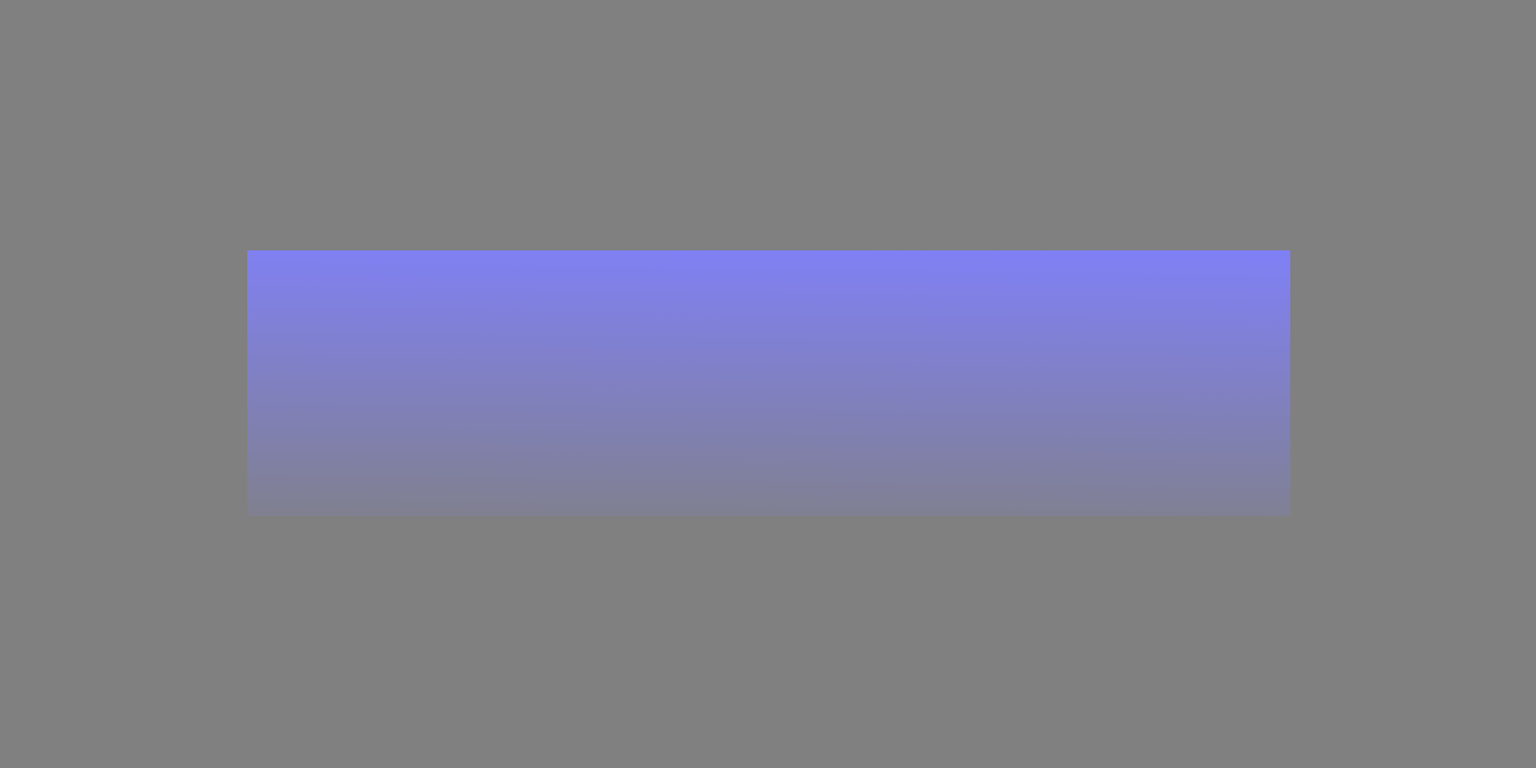
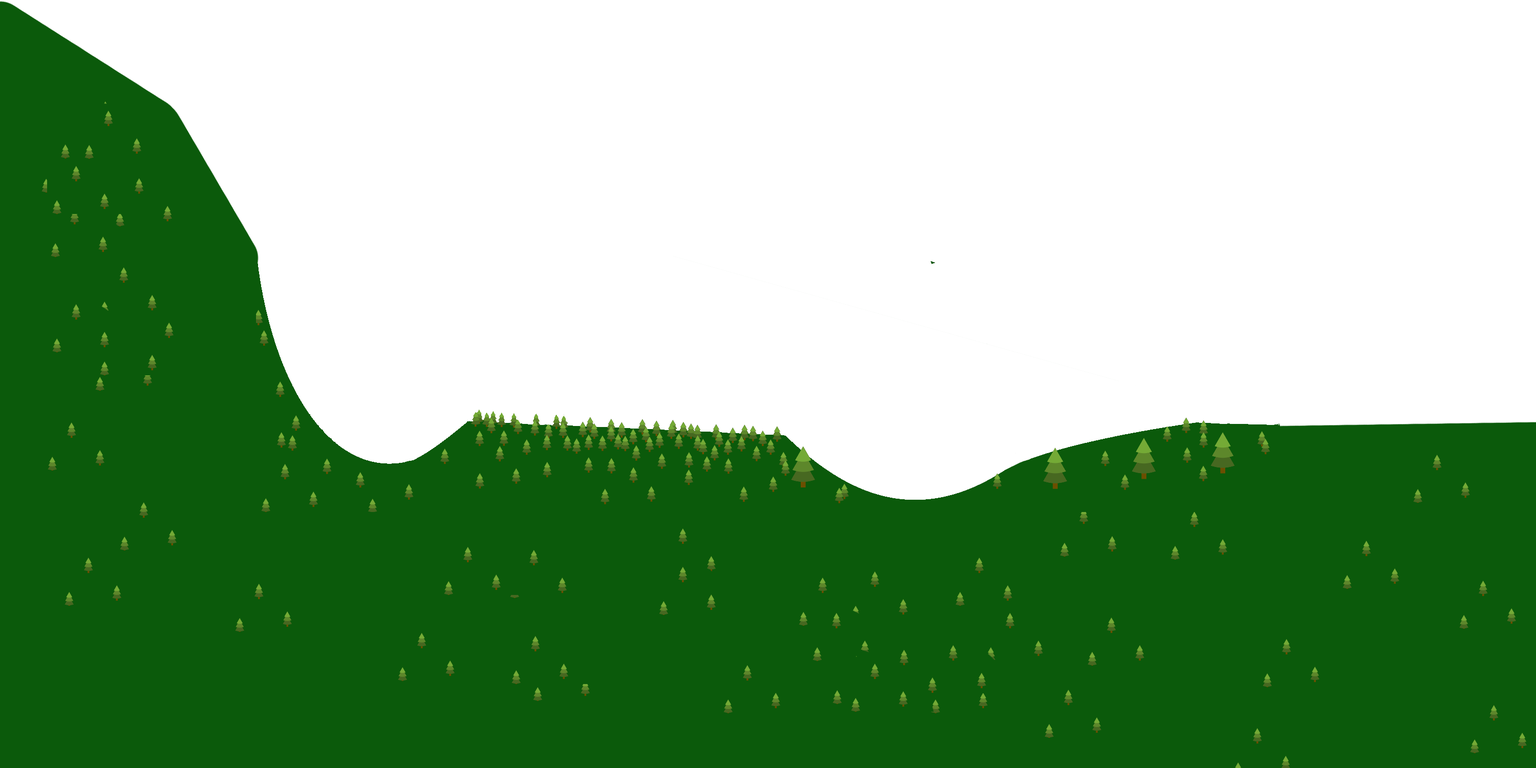
Before/after of a 1536px x 768px layered artwork. What changed in the layer stack:
hid "camera.bmp" over [0, 0, 1536, 768]
painted on "art.bmp" over [309, 414, 485, 464]
showed "Layer copy", painted on it over [0, 1, 1536, 768]
